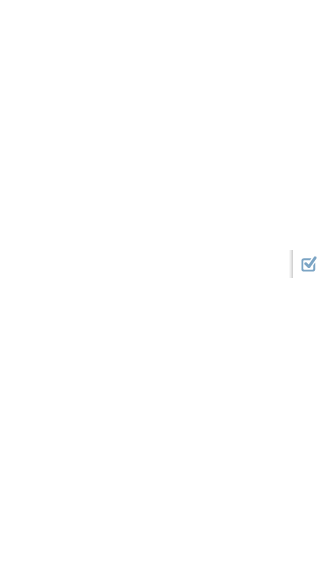
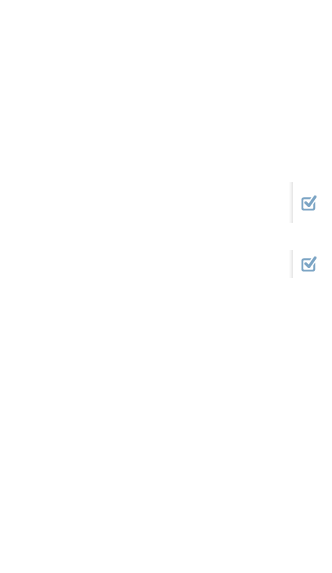
The second 332x573 image is a revision of the first. Changes to its layers:
added group "IndicatorTall" with 3 layers above "Indicator" over [289, 182, 317, 223]
added layer "box+check" (1st of 2, in "IndicatorTall") in group "IndicatorTall" over [301, 195, 317, 211]
moved "Layer 52" into group "IndicatorTall", painted on it, masked it over [289, 182, 317, 278]
added layer "right-shadow copy 2" (1st of 2, in "IndicatorTall") in group "IndicatorTall" over [289, 182, 303, 223]
